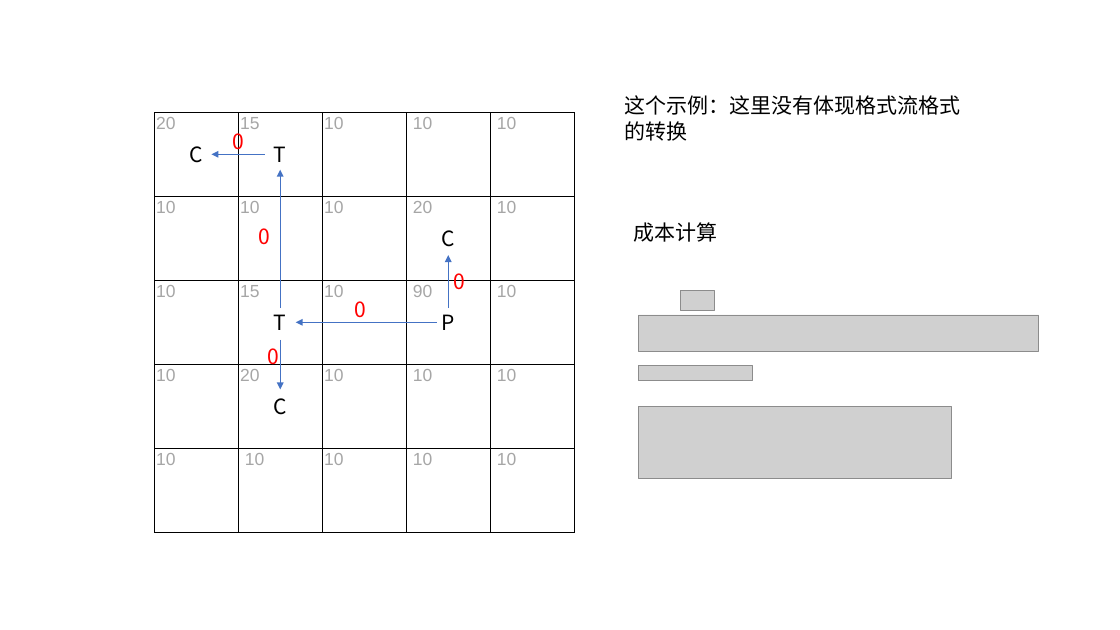
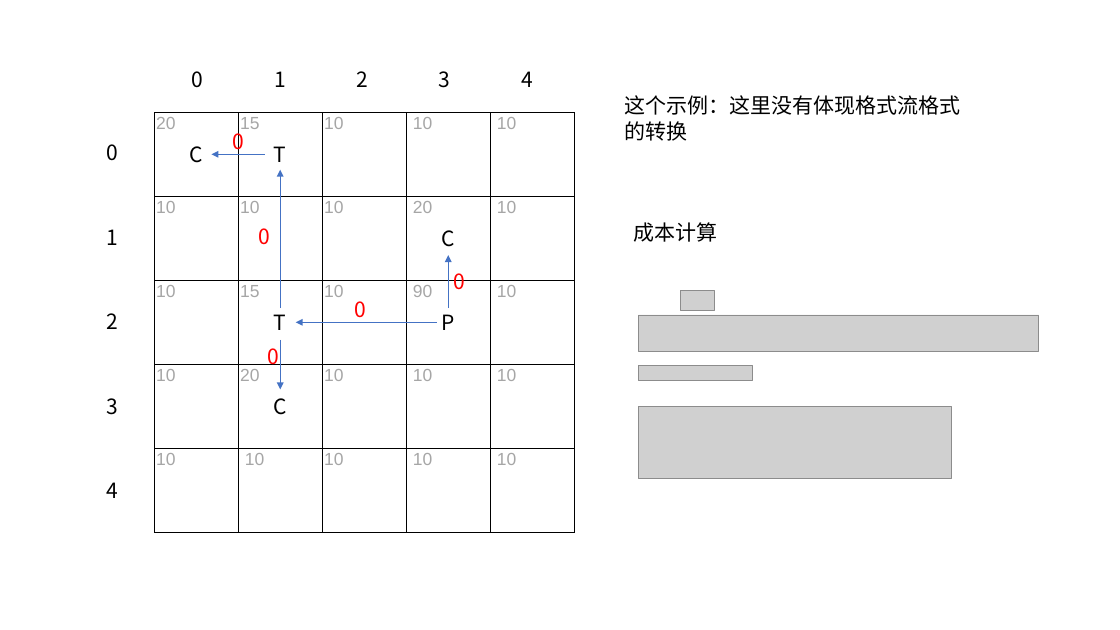
Before and after one commit to HuangDDU/hzy_algorithm, a slide deck: slide 3 of huawei/示例输入输出.pptx. Drawn at 1120x630 pixels with LibreOffice and Linux fonts; fonts in the diff are those of the drawing; grey boxes stand for pictures. Boxes give left, top, right and bottom in pixels: in the first picture for what was removed or moved away, otherwise in the second. Text is boxed around its words. In the diff, an @@ line names an element or a change of style, - is before the commit and + after.

```diff
--- a/huawei/示例输入输出.pptx
+++ b/huawei/示例输入输出.pptx
@@ text added at (192, 71, 204, 88), 18 pt, text #000000 @@
+0
@@ text added at (274, 71, 286, 87), 18 pt, text #000000 @@
+1
@@ text added at (356, 71, 368, 87), 18 pt, text #000000 @@
+2
@@ text added at (439, 71, 451, 88), 18 pt, text #000000 @@
+3
@@ text added at (521, 71, 533, 87), 18 pt, text #000000 @@
+4
@@ text added at (107, 144, 119, 161), 18 pt, text #000000 @@
+0
@@ text added at (107, 229, 119, 245), 18 pt, text #000000 @@
+1
@@ text added at (107, 313, 119, 329), 18 pt, text #000000 @@
+2
@@ text added at (107, 398, 119, 415), 18 pt, text #000000 @@
+3
@@ text added at (107, 482, 119, 498), 18 pt, text #000000 @@
+4
```
Also in this commit, not shown: 2 other slides changed, 1 other file.
